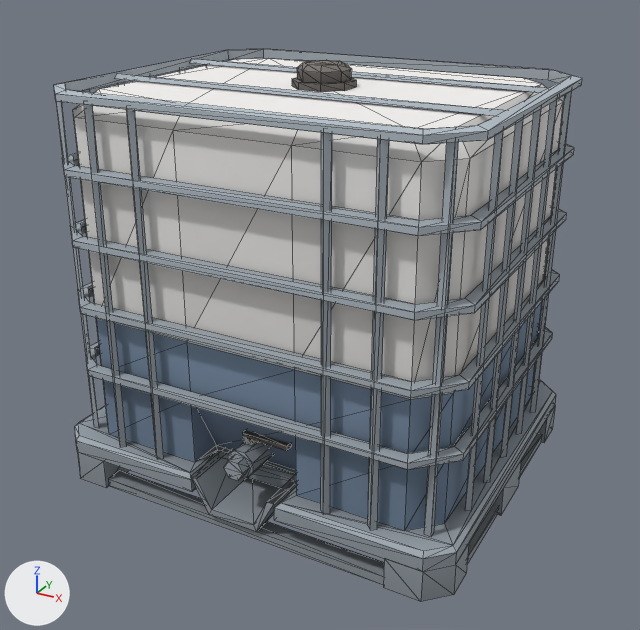
One commit to the glTF model src/client/assets/props/airport/ibc.glb: the scene before it, then after it.
Before and after are seen from a 50 mm camera at (1.137, -2.087, 1.487) aimed at (0.021, -0.059, 0.473). The lights are fixed; the arrows at lower left show +X, +Y and +Z. The older version comes first. Mesh edges are drawn as thin lines. Vertices at exactly the same position are counted once.

In view in the first picture: 'ibc'.
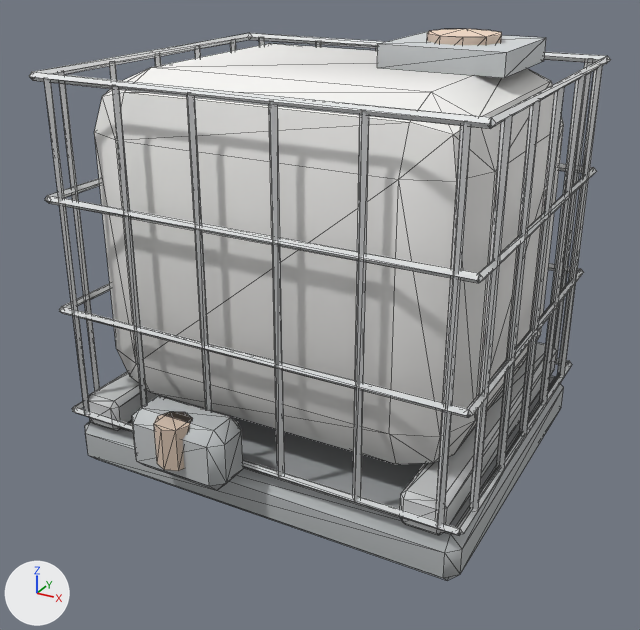
Changed parts and their boxes [x1, y1, x2, y2] in the pictures (640 x 630 px):
'ibc', reshaped (10% wider): before [54, 49, 582, 601]; after [29, 29, 611, 580]
part 1 of me_ibc, added: after [377, 31, 546, 78]
part 2 of me_ibc, added (beige): after [154, 412, 193, 471]
part 3 of me_ibc, rebuilt (22% shorter): before [73, 58, 563, 601]; after [94, 43, 564, 464]
part 4 of me_ibc, rebuilt (10% wider): before [54, 49, 582, 144]; after [29, 33, 611, 129]
part 5 of me_ibc, rebuilt: before [78, 266, 560, 398]; after [59, 283, 469, 418]
part 6 of me_ibc, rebuilt (9% wider): before [530, 91, 572, 413]; after [539, 75, 585, 404]
part 7 of me_ibc, rebuilt (not visible before): after [195, 47, 201, 58]
part 8 of me_ibc, deleted: before [56, 60, 574, 584]
part 9 of me_ibc, reshaped: before [83, 59, 553, 530]; after [44, 29, 603, 580]

Patch to the scene script:
```diff
--- a/src/client/assets/props/airport/ibc.glb.py
+++ b/src/client/assets/props/airport/ibc.glb.py
@@ me_ibc @@
 # used by ob_ibc; location = (0.0, 0.0, 0.0)
-me_ibc.from_pydata(...)  # 590 vertices, 781 faces; spans x -0.6..0.6, y -0.501..0.501, z 0.0..1.16
+me_ibc.from_pydata(...)  # 481 vertices, 714 faces; spans x -0.611..0.611, y -0.581..0.581, z 0.0..1.23
+# me_ibc part 1: a new loose piece, a box spanning x 0.13..0.47, y 0.049..0.389, z 1.15..1.21, in mat_kit
+# me_ibc part 2: a new loose piece, an 8-sided cylinder along z spanning x -0.2..-0.1, y -0.581..-0.481, z 0.2..0.32, in mat_kit
+# me_ibc part 3: the loose piece of 120 vertices spanning x -0.6..0.6, y -0.499..0.501, z 0.0..1.1 is rebuilt with 56 vertices and now spans x -0.55..0.55, y -0.38..0.52, z 0.2..1.15
+# me_ibc part 4: the loose piece of 32 vertices spanning x -0.58..0.58, y -0.479..0.481, z 1.089..1.119 is rebuilt with 26 vertices and now spans x -0.611..0.611, y -0.441..0.581, z 1.129..1.151
+# me_ibc part 5: the loose piece of 32 vertices spanning x -0.58..0.58, y -0.479..0.481, z 0.526..0.556 is rebuilt with 14 vertices and now spans x -0.611..0.6, y -0.441..0.569, z 0.489..0.511
+# me_ibc part 6: the loose piece of 6 vertices spanning x 0.566..0.579, y 0.269..0.295, z 0.14..1.104 is rebuilt with 8 vertices and now spans x 0.589..0.611, y 0.259..0.28, z 0.18..1.14
+# me_ibc part 7: the loose piece of 6 vertices spanning x -0.579..-0.566, y 0.269..0.295, z 0.14..1.104 is rebuilt with 8 vertices and now spans x -0.611..-0.589, y 0.259..0.28, z 0.18..1.14
+# me_ibc part 8: 34 loose pieces with 326 vertices, spanning x -0.6..0.6, y -0.501..0.491, z 0.0..1.16, are deleted
+# me_ibc part 9: 68 vertices removed from x -0.58..0.58, y -0.479..0.481, z 0.14..1.116; 345 vertices added at x -0.611..0.611, y -0.551..0.581, z 0.0..1.23
 me_ibc.materials.append(mat_kit)
```
